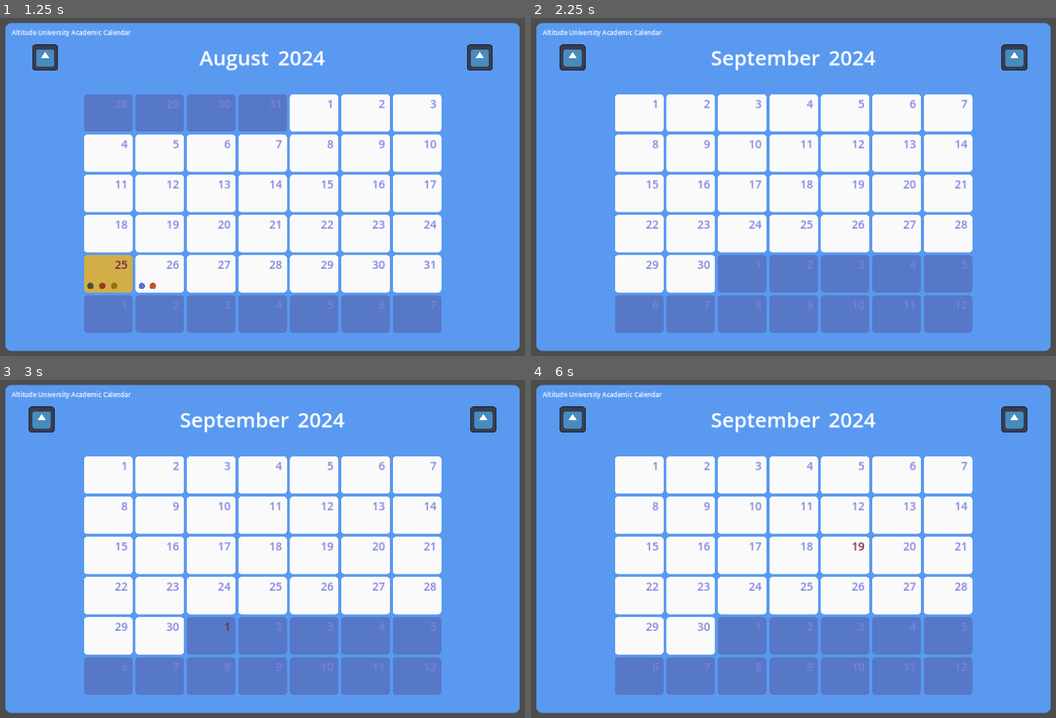
Above: before the commit, frames 1-4 (two rows, left to right).
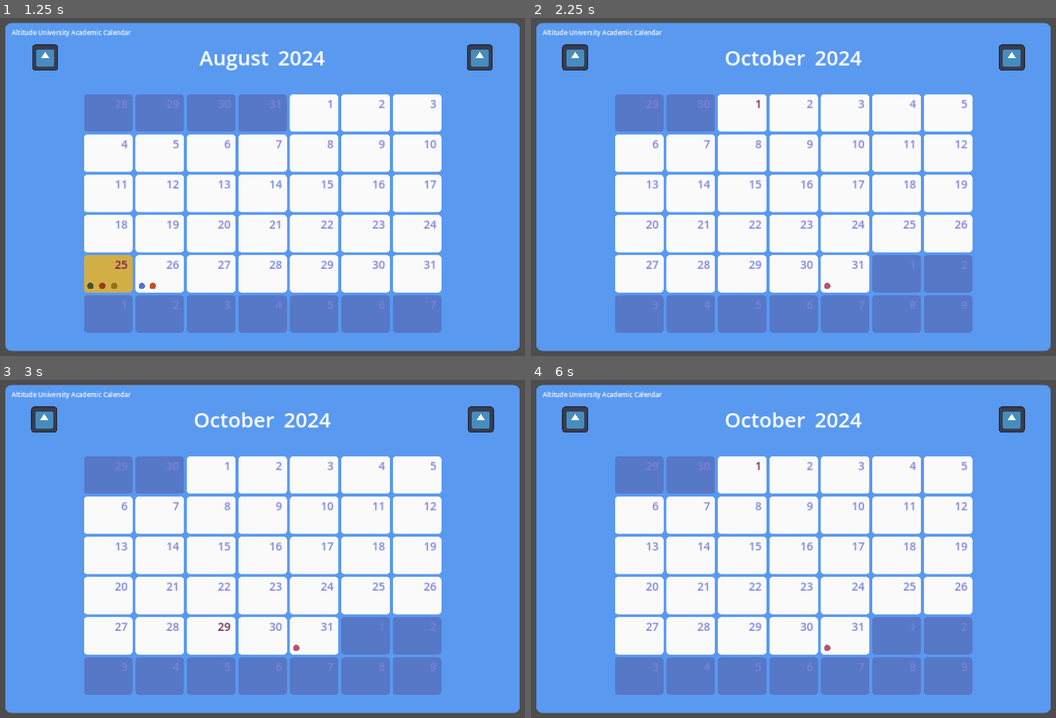
Above: after the commit, the same moments.

Repository: kyle-hessel/godot-narrative-prototype
Game: Godot game, scene res://scenes/UI/calendar_ui.tscn
The game is run twice, just before and just after one commit, with the same random seed, the same clock (stepped at 60 frames per second) and the same inputs. This scene is started directly instead of the project's main scene. The engine's default icon, where the game draws it, is replaced by a stand-in: a white triangle on a blue panel in a dark square.
Inputs (mouse positions are in pixels of both pictures, inside the frame that each line leads up to):
- Up to frame 1 (1.25 s): tap Enter at 0.5 s; move the mouse to (47, 58) at 0.52 s; hold E (target_toggle_right) from 0.53 s (still down); tap Middle mouse button (target) at 0.6 s; click (47, 58) at 0.67 s; tap Space (jump) at 0.77 s
- Up to frame 2 (2.25 s): tap Space (jump) at 1.25, 1.52 s; move the mouse to (1008, 58) at 1.27 s; release E (target_toggle_right) at 1.28 s; hold S (backward) 1.28-2.03 s; tap 1 (combat_action1) at 1.35 s; click (1008, 58) at 1.42 s; tap Middle mouse button (target) at 1.55 s; tap Enter at 2 s; move the mouse to (856, 109) at 2.02 s; hold E (target_toggle_right) from 2.03 s (still down); hold 2 (combat_action2) from 2.03 s (still down)
- Up to frame 3 (3 s): tap Middle mouse button (target) at 2.3 s; tap Space (jump) at 2.75 s; move the mouse to (231, 619) at 2.77 s; release E (target_toggle_right) at 2.78 s; release 2 (combat_action2) at 2.78 s; hold W (forward) from 2.78 s (still down); tap 3 (combat_action3) at 2.85 s; click (231, 619) at 2.92 s
- Up to frame 4 (6 s): tap Space (jump) at 3.02, 3.77, 4.25, 4.52 s; tap Middle mouse button (target) every 0.75 s from 3.05 to 5.3 s; tap Enter at 3.5 s; move the mouse to (977, 599) at 3.52 s; release W (forward) at 3.53 s; hold 4 (combat_action4) 3.53-4.28 s; hold Q (target_toggle_left) 3.53-5.03 s; move the mouse to (609, 498) at 4.27 s; tap R (day_increment_test) at 4.35 s; move the mouse to (825, 549) at 5.02 s; press the mouse at (825, 549) at 5.03 s; hold S (backward) 5.03-5.78 s; move the mouse to (699, 461) at 5.77 s; release the mouse at (699, 461) at 5.78 s; hold E (target_toggle_right) from 5.78 s (still down); tap Shift (sprint) at 5.85 s

Frame 1 is identical in both runs. In frame 2, 6.8% of the frame differs, in the area x 5-95%, y 7-87%; in frame 3, 6.8%; in frame 4, 6.8%.

Commit message:
The previously suggested behavior just... works! The Control node that grabs focus exclusively receives inputs through its _on_(control)_gui_input signal. I'm using this to give all date_ui instances a signal allowing them to propagate information (such as a month switch) up to calendar_ui. All of these signal bindings might be *slightly* inefficient, but it seems like a worthy tradeoff for now, and only happens upon calendar (re)build. This also already enables using the existing is_action_pressed check for the gui_select input action to be cross-compatible with a mouse click, the enter key, or a controller key, which is so clean!! I also disabled focus (Control.FOCUS_NONE) for filler date_ui entries from other months, and the default control focus navigation behavior in a grid container is quite nice when disabling only certain grid children. This currently leaves those other padded days as purely visual decoration for now, which I still do not see as a problem - I'll likely keep it that way.

Diff:
--- a/project.godot
+++ b/project.godot
@@ -171,6 +171,7 @@
 "deadzone": 0.5,
 "events": [Object(InputEventMouseButton,"resource_local_to_scene":false,"resource_name":"","device":-1,"window_id":0,"a …(253 unchanged characters)…
 , Object(InputEventJoypadButton,"resource_local_to_scene":false,"resource_name":"","device":-1,"button_index":1,"pressure":0.0,"pressed":true,"script":null)
+, Object(InputEventKey,"resource_local_to_scene":false,"resource_name":"","device":-1,"window_id":0,"alt_pressed":false,"shift_pressed":false,"ctrl_pressed":false,"meta_pressed":false,"pressed":false,"keycode":0,"physical_keycode":4194309,"key_label":0,"unicode":0,"echo":false,"script":null)
 ]
 }
 
--- a/scripts/UI/calendar_ui.gd
+++ b/scripts/UI/calendar_ui.gd
@@ -11,6 +11,7 @@
 @onready var arrow_right: CalendarArrowUI = $CalendarOutsideMargin/CalendarContainer/CalendarInsideMargin/CalendarVBox/TitleHBox/CalendarArrowUIRight
 
 var date_entry: PackedScene = preload("res://scenes/UI/date_ui.tscn")
+var focused_date_ui_inst: Control
 
 signal show_mouse
 signal hide_mouse
@@ -48,6 +49,8 @@
 			var month_fetch: Month = load(year_fetch.months[11].resource_path)
 			generate_date_grid_previous_month(month_fetch.days.size(), month_start_weekday)
 
+	var current_month: bool = month == GameManager.calendar_manager.month
+
 	# populate DaysGrid with all of the days of the current month.
 	for d in range(month.days.size()):
 		var date_ui_inst: Control = date_entry.instantiate()
@@ -58,10 +61,16 @@
 		date_ui_inst.calendar_day_num = d
 		date_ui_inst.calendar_year = year
 		date_ui_inst.calendar_month = month
-		if month == GameManager.calendar_manager.month:
+		date_ui_inst.left_shoulder_button.connect(_month_left)
+		date_ui_inst.right_shoulder_button.connect(_month_right)
+
+		if current_month:
 			if d == current_day:
 				date_ui_inst.date_panel.grab_focus()
 				date_ui_inst.date_panel.modulate = "d6b247"
+		else:
+			if d == 0:
+				date_ui_inst.date_panel.grab_focus()
 
 		date_ui_inst.init_events()
 
@@ -83,6 +92,7 @@
 		date_ui_inst.calendar_day_num = month_day_pos
 		month_day_pos += 1
 		date_ui_inst.date_panel.modulate = "586ebcbe"
+		date_ui_inst.date_panel.set_focus_mode(Control.FOCUS_NONE)
 
 # generates any days from the next month that need to show up on the grid of the current month
 func generate_date_grid_next_month(day_count: int) -> void:
@@ -94,13 +104,12 @@
 		date_ui_inst.date_number.text = str(d + 1)
 		date_ui_inst.calendar_day_num = d
 		date_ui_inst.date_panel.modulate = "586ebcbe"
+		date_ui_inst.date_panel.set_focus_mode(Control.FOCUS_NONE)
 
 # shift back a month
 func _month_left() -> void:
 	# this if check avoids going backwards past the start of the academic calendar (august 2024).
 	if calendar_month_num > 7 || calendar_year_num > 0:
-		print("back in time!")
-
 		# if in january, roll over to the year before (if we got this far, meaning we are in >=2025).
 		if calendar_month_num == 0:
 			calendar_year_num -= 1
@@ -119,8 +128,6 @@
 func _month_right() -> void:
 	# this if check avoids going forwards past the end of the academic calendar (may 2028).
 	if calendar_month_num < 5 || calendar_year_num < 4:
-		print("forward in time!")
-
 		# if in december, roll over into the next year.
 		if calendar_month_num == 11:
 			calendar_year_num += 1
--- a/scripts/UI/date_ui.gd
+++ b/scripts/UI/date_ui.gd
@@ -7,6 +7,9 @@
 @onready var events_grid: GridContainer = $DatePanel/DatePanelMargin/EventsGrid
 
 var event_indicator: PackedScene = preload("res://scenes/UI/date_ui_event_indicator.tscn")
+
+signal left_shoulder_button
+signal right_shoulder_button
 
 var calendar_day_num: int
 var calendar_year: Year
@@ -45,6 +48,10 @@
 		date_panel.grab_focus()
 		print(calendar_month.title + " " + str(calendar_day_num + 1) + ", " + str(calendar_year.number))
 		GameManager.calendar_manager.print_date_events(calendar_day)
+	elif event.is_action_pressed("target_toggle_left"):
+		emit_signal("left_shoulder_button")
+	elif event.is_action_pressed("target_toggle_right"):
+		emit_signal("right_shoulder_button")
 
 func _on_date_panel_focus_entered():
 	date_number.modulate = "ee3e58"
